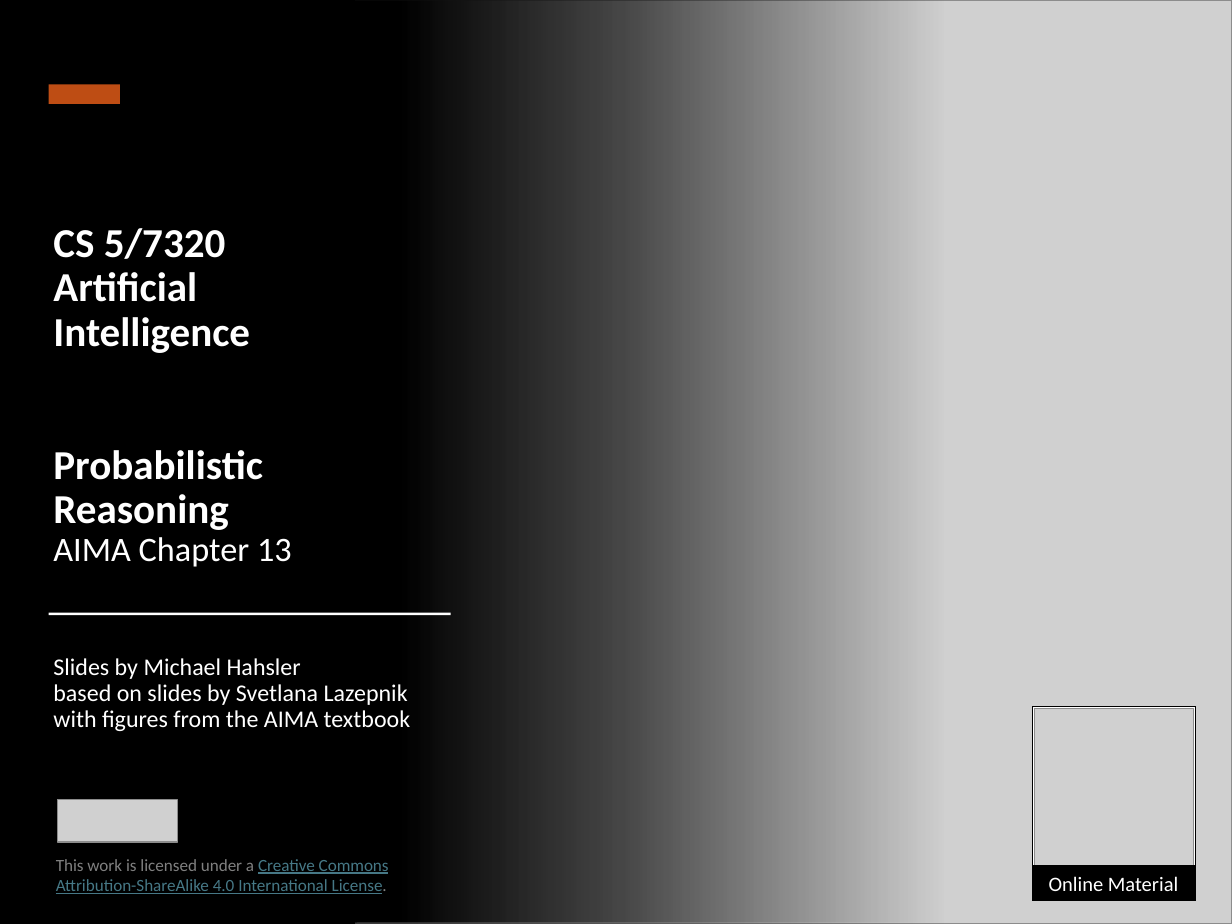
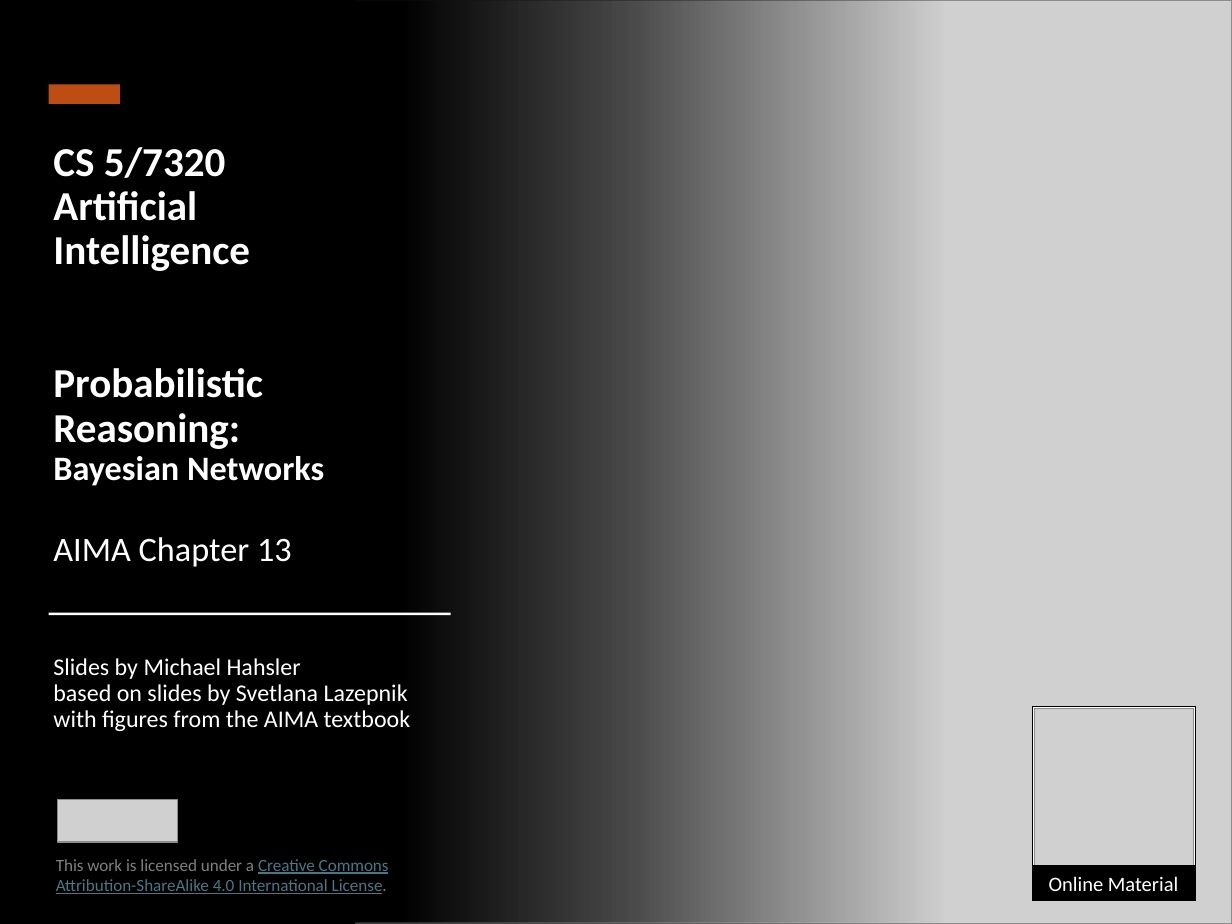
Before and after one commit to mhahsler/CS7320-AI, a slide deck: slide 1 of slides/13_bayes_nets.pptx. Drawn at 1232x924 pixels with LibreOffice and Linux fonts; fonts in the diff are those of the drawing; grey boxes stand for pictures. Boxes give left, top, right and bottom in pixels: in the first picture for what was removed or moved away, otherwise in the second. Text is boxed around its words. In the diff, an @@ line names an element or a change of style, - is before the commit and + after.

Commit message:
title slide.

```diff
--- a/slides/13_bayes_nets.pptx
+++ b/slides/13_bayes_nets.pptx
@@ title at bbox=[53, 147, 324, 567]: text changed @@
-CS 5/7320
-Artificial Intelligence
-Probabilistic Reasoning
-AIMA Chapter 13
+CS 5/7320
+Artificial Intelligence
+Probabilistic Reasoning:
+Bayesian Networks
+AIMA Chapter 13
```
Also in this commit, not shown: 5 other files.
